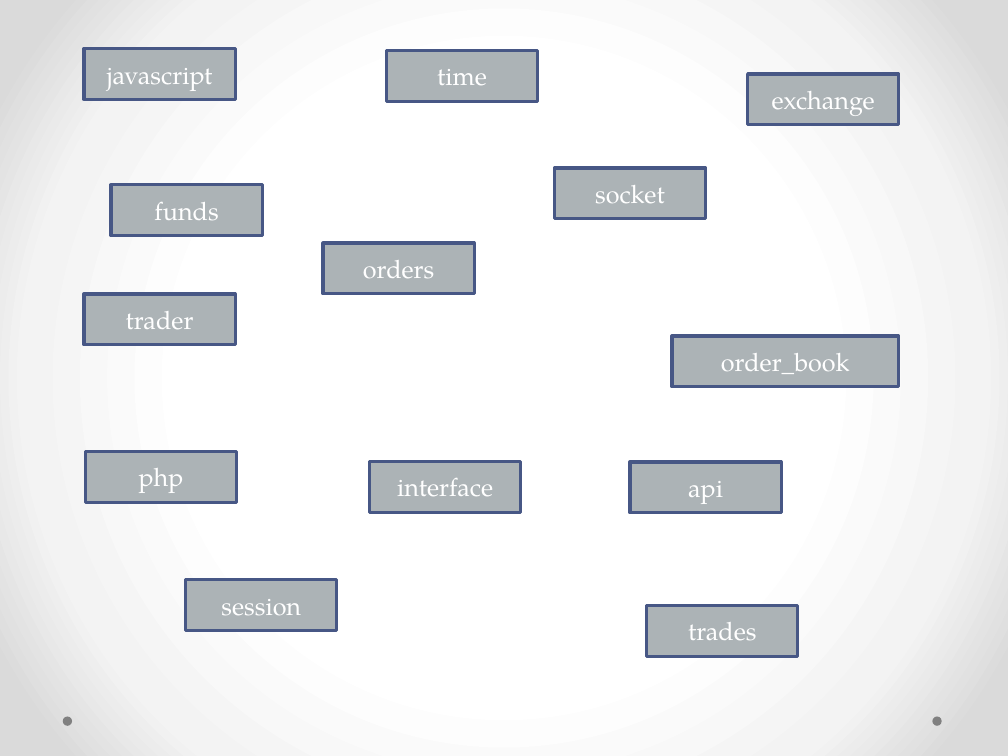
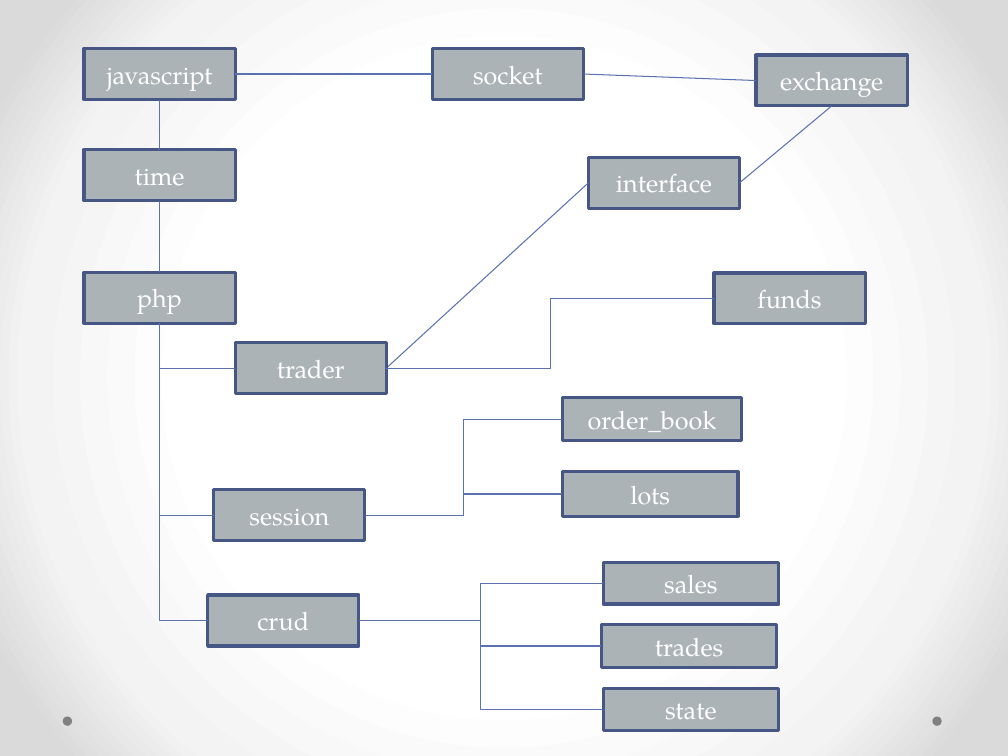
Before and after one commit to JamesLeB/Kevin, a slide deck: slide 4 of Document.pptx. Drawn at 1008x756 pixels with LibreOffice and Linux fonts; fonts in the diff are those of the drawing. Boxes give left, top, right and bottom in pixels: in the first picture for what was removed or moved away, otherwise in the second. Text is boxed around its words. In the diff, an @@ line names an element or a change of style, - is before the commit and + after.

Commit message:
Update Document

```diff
--- a/Document.pptx
+++ b/Document.pptx
@@ rectangle "socket": place and size @@
-rectangle "socket" at box(554, 168, 706, 220)
+rectangle "socket" at box(432, 48, 584, 100)
@@ rectangle "exchange": place and size @@
-rectangle "exchange" at box(748, 74, 899, 125)
+rectangle "exchange" at box(756, 55, 907, 107)
@@ line added from (235, 74) to (432, 74), #5C72B2 0.75 pt @@
@@ line added from (756, 81) to (584, 74), #5C72B2 0.75 pt @@
@@ line added from (159, 100) to (159, 150), #5C72B2 0.75 pt @@
@@ line added from (740, 182) to (832, 106), #5C72B2 0.75 pt @@
@@ rectangle "time": place and size @@
-rectangle "time" at box(386, 50, 537, 102)
+rectangle "time" at box(84, 150, 235, 202)
@@ rectangle "interface": place and size @@
-rectangle "interface" at box(370, 462, 521, 513)
+rectangle "interface" at box(589, 157, 740, 209)
@@ line added from (159, 201) to (159, 272), #5C72B2 0.75 pt @@
@@ line added from (386, 368) to (589, 182), #5C72B2 0.75 pt @@
@@ rectangle removed at box(324, 243, 475, 294) @@
-orders
@@ rectangle "php": place and size @@
-rectangle "php" at box(86, 452, 237, 503)
+rectangle "php" at box(84, 272, 235, 324)
@@ elbow line added from (386, 368) to (714, 298), #5C72B2 0.75 pt @@
@@ rectangle "funds": place and size @@
-rectangle "funds" at box(111, 184, 262, 236)
+rectangle "funds" at box(714, 273, 865, 325)
@@ elbow line added from (159, 324) to (214, 515), #5C72B2 0.75 pt @@
@@ elbow line added from (159, 324) to (235, 368), #5C72B2 0.75 pt @@
@@ elbow line added from (159, 324) to (208, 621), #5C72B2 0.75 pt @@
@@ rectangle "trader": place and size @@
-rectangle "trader" at box(84, 294, 235, 346)
+rectangle "trader" at box(235, 343, 386, 394)
@@ elbow line added from (365, 515) to (562, 419), #5C72B2 0.75 pt @@
@@ rectangle "order_book": place and size @@
-rectangle "order_book" at box(672, 336, 899, 387)
+rectangle "order_book" at box(562, 397, 742, 440)
@@ rectangle added at box(562, 472, 738, 516), fill #ACB3B6, outline #475785 2.25 pt, 18 pt, text #FFFFFF @@
+lots
@@ rectangle removed at box(630, 462, 781, 513) @@
-api
@@ rectangle "session": place and size @@
-rectangle "session" at box(185, 580, 337, 631)
+rectangle "session" at box(214, 490, 365, 541)
@@ elbow line added from (365, 515) to (562, 494), #5C72B2 0.75 pt @@
@@ rectangle added at box(603, 562, 778, 605), fill #ACB3B6, outline #475785 2.25 pt, 18 pt, text #FFFFFF @@
+sales
@@ rectangle added at box(208, 595, 359, 646), fill #ACB3B6, outline #475785 2.25 pt, 18 pt, text #FFFFFF @@
+crud
@@ elbow line added from (359, 621) to (603, 584), #5C72B2 0.75 pt @@
@@ elbow line added from (359, 621) to (602, 646), #5C72B2 0.75 pt @@
@@ elbow line added from (359, 621) to (603, 710), #5C72B2 0.75 pt @@
@@ rectangle "trades": place and size @@
-rectangle "trades" at box(647, 605, 798, 656)
+rectangle "trades" at box(602, 625, 777, 667)
@@ rectangle added at box(603, 688, 778, 731), fill #ACB3B6, outline #475785 2.25 pt, 18 pt, text #FFFFFF @@
+state
```
